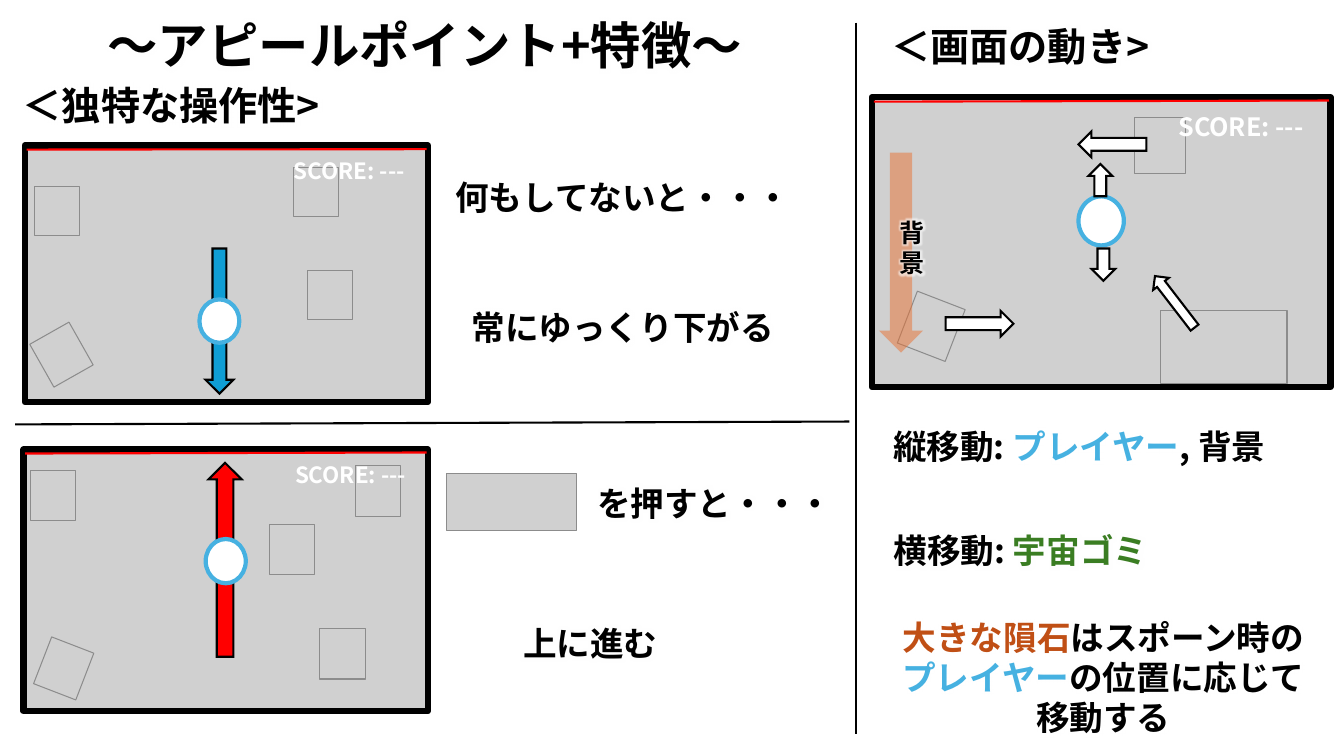
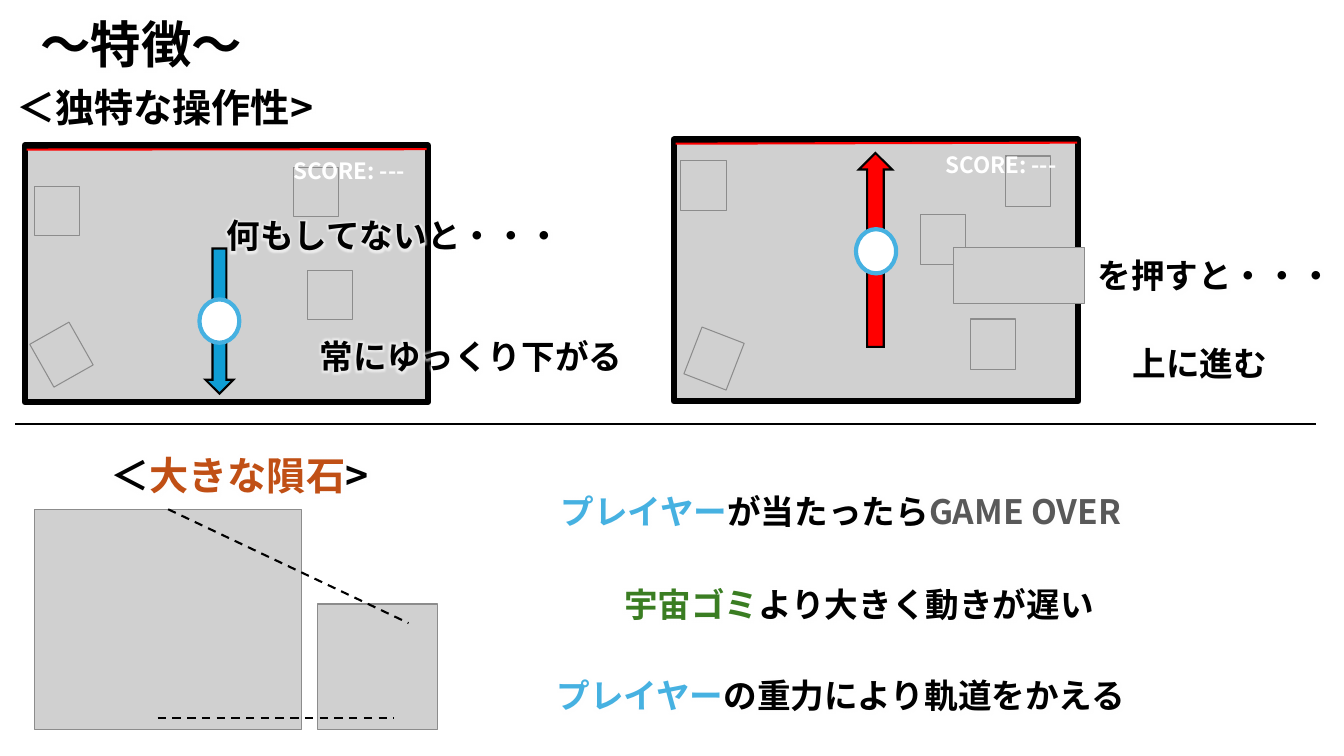
Before and after one commit to IrisawaKazan/model, a slide deck: slide 5 of PowerPoint/SPACE By SPACE_企画書.pptx. Drawn at 1344x756 pixels with LibreOffice and Linux fonts; fonts in the diff are those of the drawing; grey boxes stand for pictures; background and template pictures are left out. Boxes give left, top, right and bottom in pixels: in the first picture for what was removed or moved away, otherwise in the second. Text is boxed around its words. In the diff, an @@ line names an element or a change of style, - is before the commit and + after.

```diff
--- a/PowerPoint/SPACE By SPACE_企画書.pptx
+++ b/PowerPoint/SPACE By SPACE_企画書.pptx
@@ text at bbox=[40, 20, 242, 68]: text changed @@
-～アピールポイント+特徴～
+～特徴～
@@ line removed from (857, 22) to (857, 735) @@
@@ text removed at bbox=[891, 28, 1149, 65] @@
-＜画面の動き>
@@ text "＜独特な操作性>": place and size @@
-text "＜独特な操作性>" at bbox=[23, 86, 320, 124]
+text "＜独特な操作性>" at bbox=[16, 88, 313, 126]
@@ group removed at bbox=[872, 97, 1331, 387]: 3 pictures, 1 rectangle, 1 ellipse, 1 line @@
@@ text removed at bbox=[1178, 117, 1270, 143] @@
-SCORE: ---
@@ 6 pictures, 1 text, 1 up arrow, 1 rectangle, 1 ellipse, 1 line: place and size @@
-6 pictures, 1 text, 1 up arrow, 1 rectangle, 1 ellipse, 1 line at bbox=[23, 450, 427, 712]
+6 pictures, 1 text, 1 up arrow, 1 rectangle, 1 ellipse, 1 line at bbox=[675, 139, 1079, 402]
@@ right arrow removed at bbox=[1079, 131, 1146, 157] @@
@@ down arrow removed at bbox=[879, 153, 924, 353] @@
-背景
@@ right arrow removed at bbox=[1089, 164, 1113, 196] @@
@@ text "何もしてないと・・・" rewrapped from bbox=[455, 181, 790, 213] to bbox=[226, 214, 561, 258] @@
@@ picture: place and size @@
-picture at bbox=[447, 474, 577, 530]
+picture at bbox=[954, 247, 1084, 303]
@@ text "を押すと・・・": place and size @@
-text "を押すと・・・" at bbox=[597, 487, 832, 519]
+text "を押すと・・・" at bbox=[1097, 259, 1332, 291]
@@ right arrow removed at bbox=[1092, 249, 1116, 281] @@
@@ right arrow removed at bbox=[1147, 271, 1202, 334] @@
@@ right arrow removed at bbox=[946, 311, 1013, 337] @@
@@ text "常にゆっくり下がる" rewrapped from bbox=[472, 311, 774, 343] to bbox=[320, 334, 622, 378] @@
@@ text "上に進む": place and size @@
-text "上に進む" at bbox=[523, 627, 657, 659]
+text "上に進む" at bbox=[1133, 347, 1267, 379]
@@ line moved from (15, 424) - (850, 421) to (15, 424) - (1316, 424) @@
@@ text removed at bbox=[893, 430, 1265, 466] @@
-縦移動: プレイヤー, 背景
@@ text added at bbox=[110, 456, 368, 494], 28 pt, text #C04F15, bold @@
+＜大きな隕石>
@@ picture: place and size @@
-picture at bbox=[1160, 311, 1288, 383]
+picture at bbox=[34, 509, 301, 729]
@@ line added from (168, 509) to (408, 623), #000000 1.5 pt dashed @@
@@ text added at bbox=[560, 495, 1121, 527], 24 pt, text #595959, bold @@
+プレイヤーが当たったらGAME OVER
@@ text removed at bbox=[893, 534, 1147, 566] @@
-横移動: 宇宙ゴミ
@@ text added at bbox=[624, 588, 1094, 620], 24 pt, text #000000, bold @@
+宇宙ゴミより大きく動きが遅い
@@ picture added at bbox=[318, 604, 438, 729] @@
@@ text removed at bbox=[902, 621, 1305, 733] @@
-大きな隕石はスポーン時のプレイヤーの位置に応じて移動する
@@ text added at bbox=[557, 679, 1126, 711], 24 pt, text #000000, bold @@
+プレイヤーの重力により軌道をかえる
@@ line added from (157, 718) to (394, 718), #000000 1.5 pt dashed @@
```
Also in this commit, not shown: 2 other slides changed, 4 slides added, 1 slide removed.
